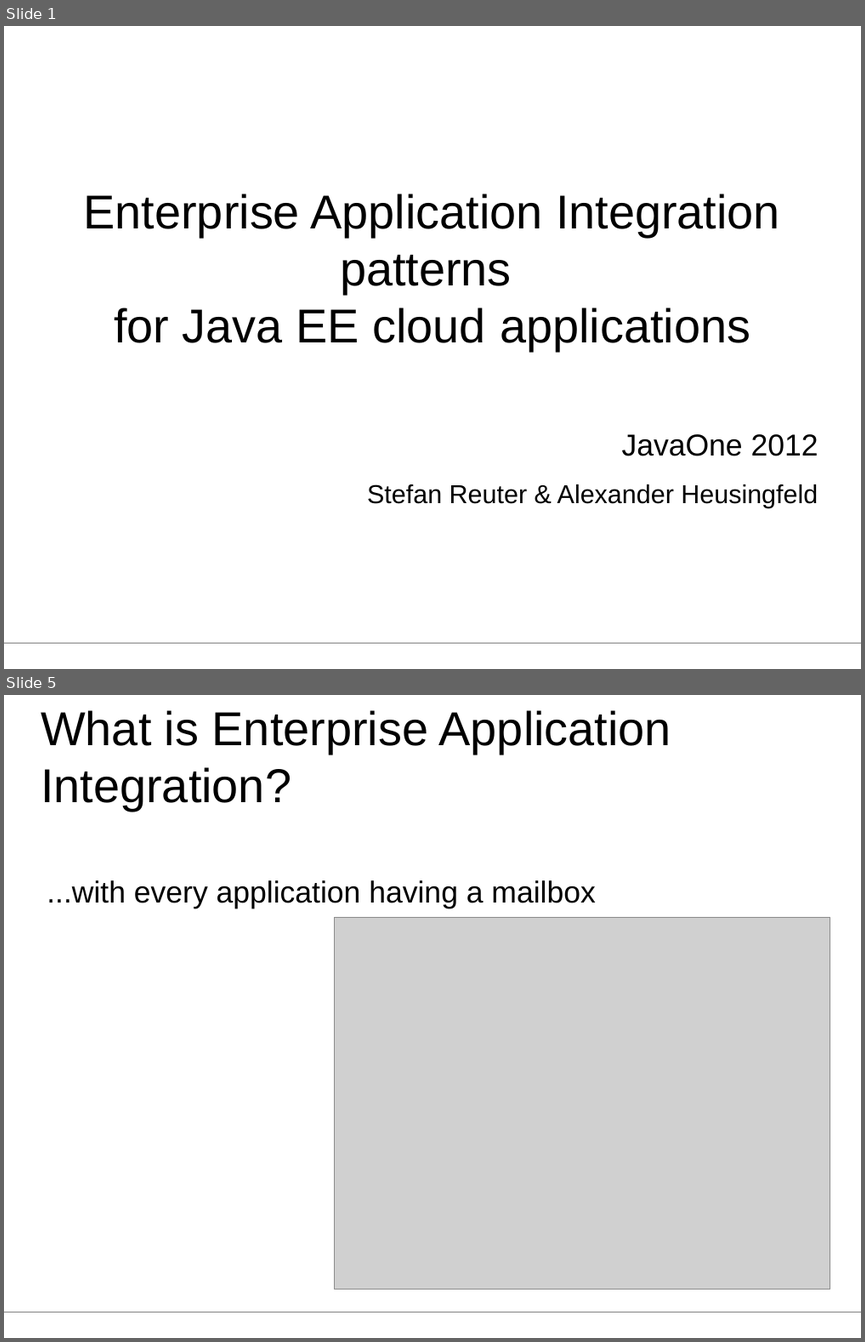
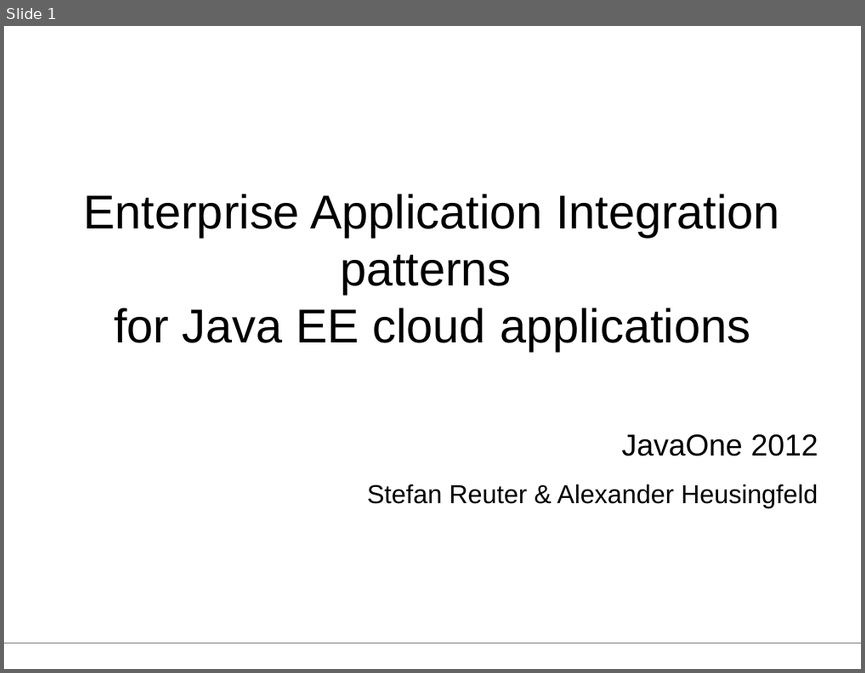
Before and after one commit to aheusingfeld/javaone2012, a slide deck: slides/eai-slides.odp. Shown one above the other, each under a label of ours: slides 1 and 5 before the commit, slide 1 after it; the slides between them are not shown. The pictures are 865x1342 and 865x673 pixels, drawn with LibreOffice and Linux fonts; fonts in the diff are those of the drawing; grey boxes stand for pictures. Boxes give left, top, right and bottom in pixels: in the first picture for what was removed or moved away, otherwise in the second. Text is boxed around its words. In the diff, an @@ line names an element or a change of style, - is before the commit and + after.

```diff
--- a/slides/eai-slides.odp
+++ b/slides/eai-slides.odp
@@ slide 5 removed at box(4, 695, 861, 1338), background #FFFFFF; not listed: 1 template element that a slide beside it also shows @@
@@ title removed at box(41, 710, 671, 811) @@
-What is Enterprise Application Integration?
@@ text removed at box(46, 880, 595, 908) @@
-...with every application having a mailbox
@@ picture removed at box(335, 917, 830, 1288) @@
```
Also in this commit, not shown: 7 slides changed, 6 slides added, 1 other slide removed, 1 other file.
